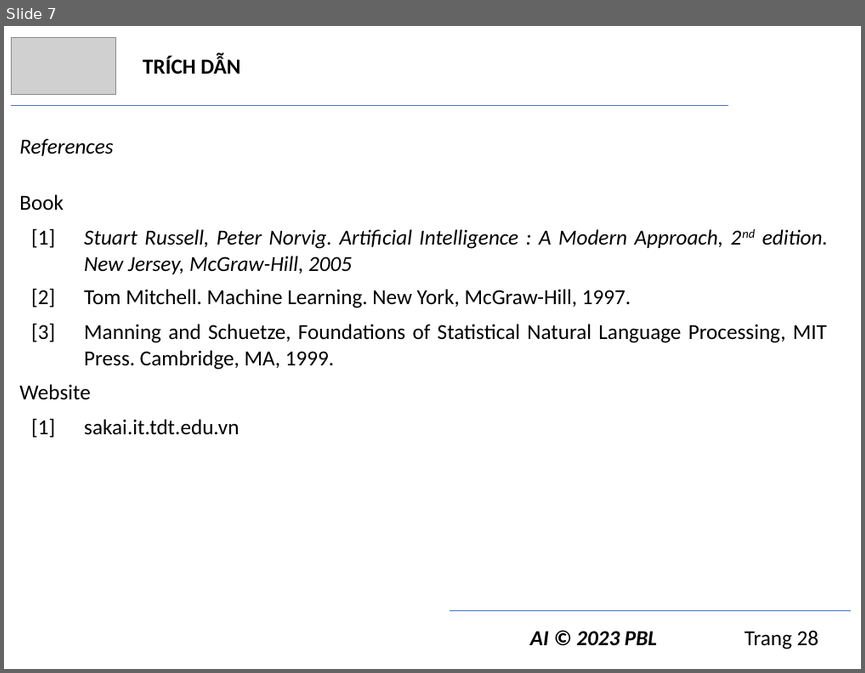
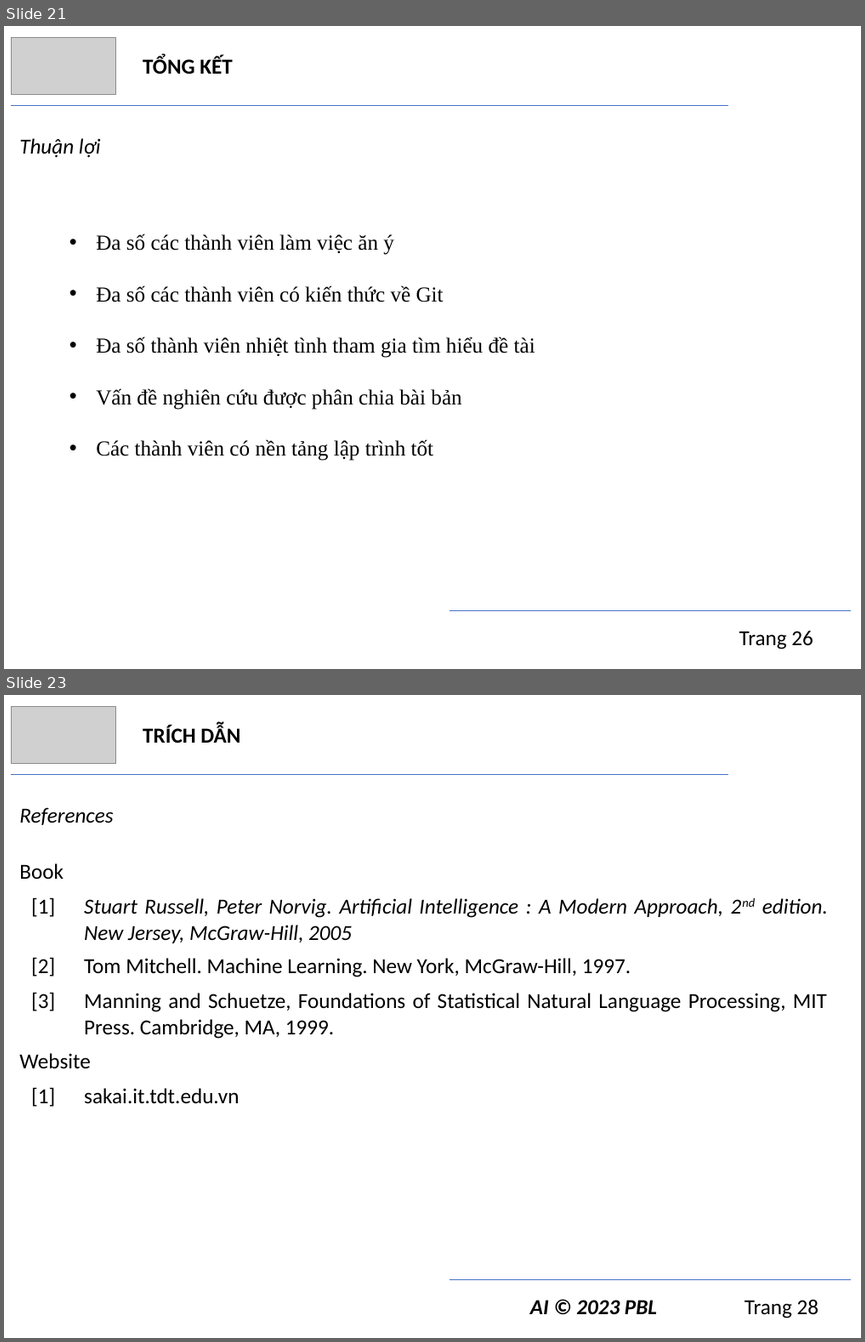
Before and after one commit to trngbro/AI, a slide deck: present/final/presentation.pptx. Shown one above the other, each under a label of ours: slide 7 before the commit, slides 21 and 23 after it; the slides between them are not shown. The pictures are 865x673 and 865x1342 pixels, drawn with LibreOffice and Linux fonts; fonts in the diff are those of the drawing; grey boxes stand for pictures. Boxes give left, top, right and bottom in pixels: in the first picture for what was removed or moved away, otherwise in the second. Text is boxed around its words. In the diff, an @@ line names an element or a change of style, - is before the commit and + after.

Commit message:
final present v1
Chưa chỉnh số trang, chưa cập nhật phân chia công việc

```diff
--- a/present/final/presentation.pptx
+++ b/present/final/presentation.pptx
@@ slide 21 added at (4,26,861,669), background #FFFFFF @@
@@ picture added at (11,37,115,95) @@
@@ text added at (143,56,233,74), 18 pt, text #000000, bold @@
+TỔNG KẾT
@@ line added from (11, 106) to (728, 106), #4472C4 0.5 pt @@
@@ text added at (19,138,101,158), 18 pt, text #000000, italic @@
+Thuận lợi
@@ text added at (96,233,535,460), 18 pt, text #000000 @@
+• Đa số các thành viên làm việc ăn ý
+• Đa số các thành viên có kiến thức về Git
+• Đa số thành viên nhiệt tình tham gia tìm hiểu đề tài
+• Vấn đề nghiên cứu được phân chia bài bản
+• Các thành viên có nền tảng lập trình tốt
@@ line added from (449, 610) to (851, 610), #4472C4 0.5 pt @@
@@ text added at (739,630,813,649), 18 pt, text #000000 @@
+Trang 26
@@ what was slide 7 is now slide 23 @@
```
Also in this commit, not shown: 15 other slides added, 2 other files.
